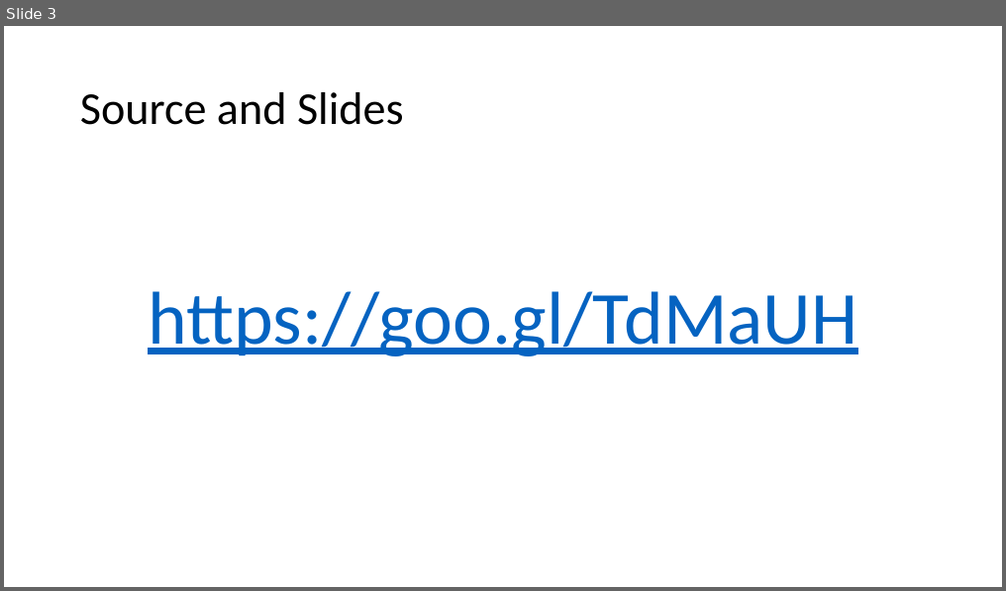
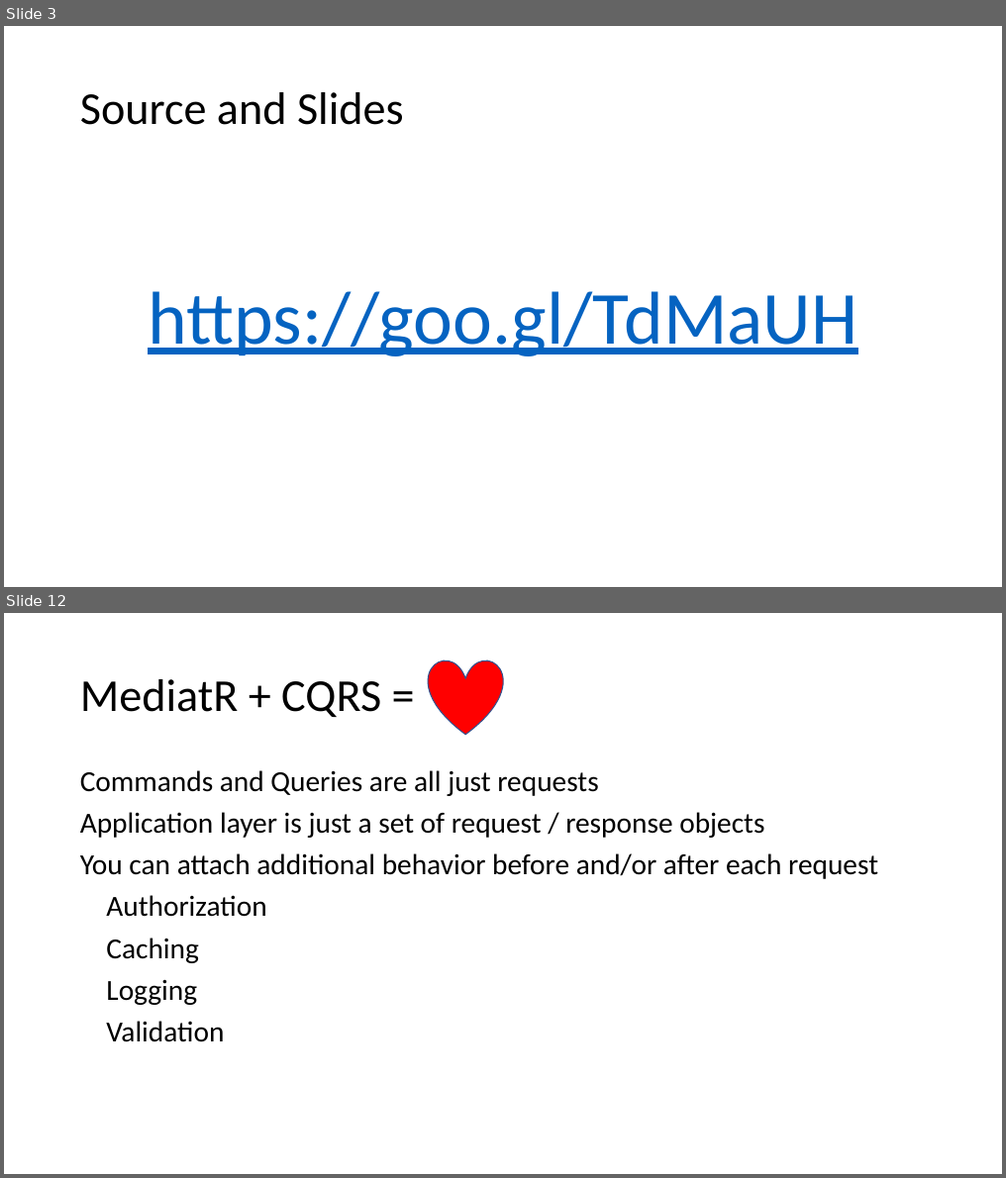
Before and after one commit to EnterpriseProductsLP/tag-tech-spikes, a slide deck: src/end-to-end-example/Presentation/Clean Architecture with .Net Core.pptx. Shown one above the other, each under a label of ours: slide 3 before the commit, slides 3 and 12 after it; the slides between them are not shown. The pictures are 1006x591 and 1006x1178 pixels, drawn with LibreOffice and Linux fonts; fonts in the diff are those of the drawing. Boxes give left, top, right and bottom in pixels: in the first picture for what was removed or moved away, otherwise in the second. Text is boxed around its words. In the diff, an @@ line names an element or a change of style, - is before the commit and + after.

Commit message:
Finished basic MediatR behaviors.

```diff
--- a/src/end-to-end-example/Presentation/Clean Architecture with .Net Core.pptx
+++ b/src/end-to-end-example/Presentation/Clean Architecture with .Net Core.pptx
@@ slide 12 added at box(4, 613, 1002, 1174), background #FFFFFF @@
@@ heart added at box(429, 660, 503, 735), fill #FF0000, outline #325491 1 pt @@
@@ title added at box(80, 679, 381, 717), 44 pt, text #000000 @@
+MediatR + CQRS =
@@ text added at box(80, 770, 878, 1043), 28 pt, text #000000 @@
+Commands and Queries are all just requests
+Application layer is just a set of request / response objects
+You can attach additional behavior before and/or after each request
+Authorization
+Caching
+Logging
+Validation
```
Also in this commit, not shown: 2 slides changed, 7 other slides added, 22 other files.
